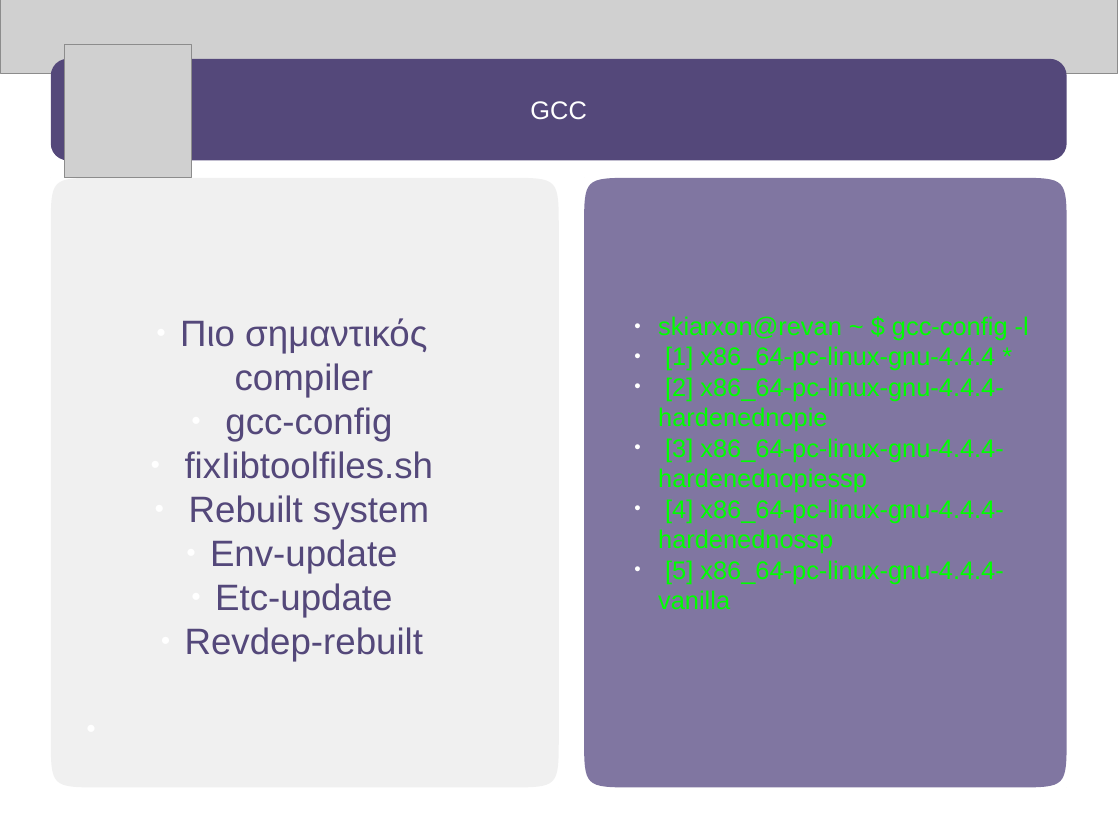
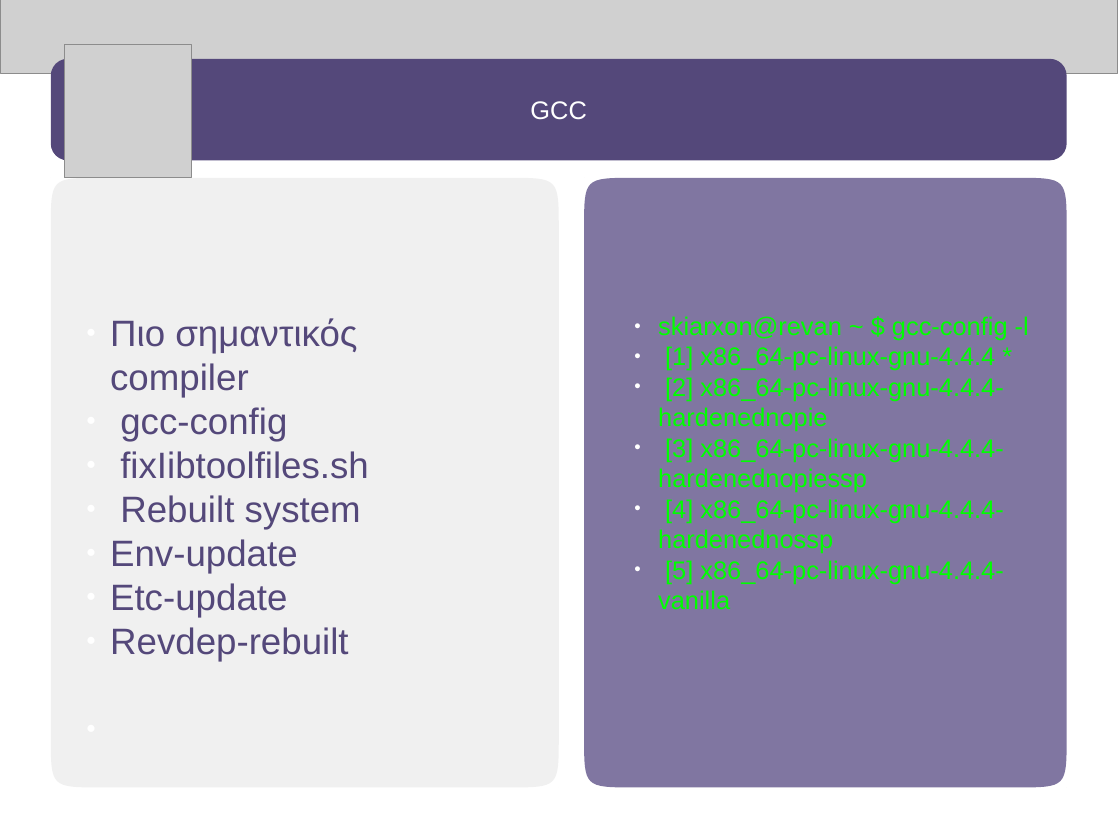
Before and after one commit to gentoo-el/presentations, a slide deck: slide 3 of openfest_2010_slot_it_or_die.odp. Drawn at 1120x840 pixels with LibreOffice and Linux fonts; fonts in the diff are those of the drawing; grey boxes stand for pictures; background and template pictures are left out. Boxes give left, top, right and bottom in pixels: in the first picture for what was removed or moved away, otherwise in the second. Text is boxed around its words. In the diff, an @@ line names an element or a change of style, - is before the commit and + after.

```diff
--- a/openfest_2010_slot_it_or_die.odp
+++ b/openfest_2010_slot_it_or_die.odp
@@ text "Πιο σημαντικός compiler" at bbox=[110, 318, 369, 661]: alignment centre to left @@
```
Also in this commit, not shown: 7 other slides changed.
